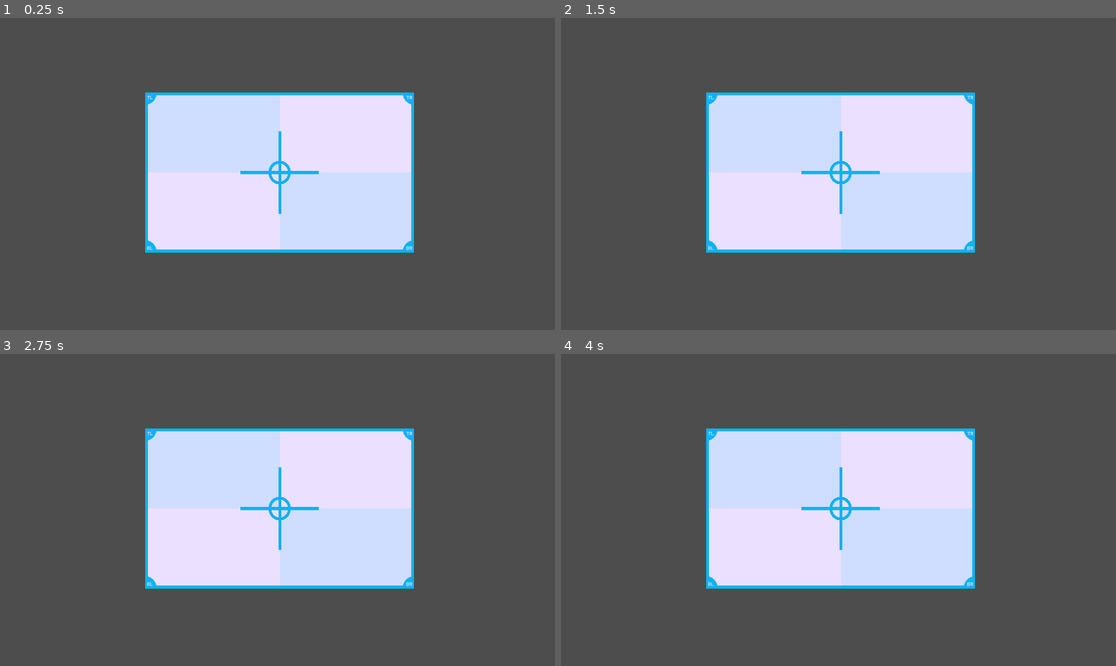
Above: before the commit, frames 1-4 (two rows, left to right).
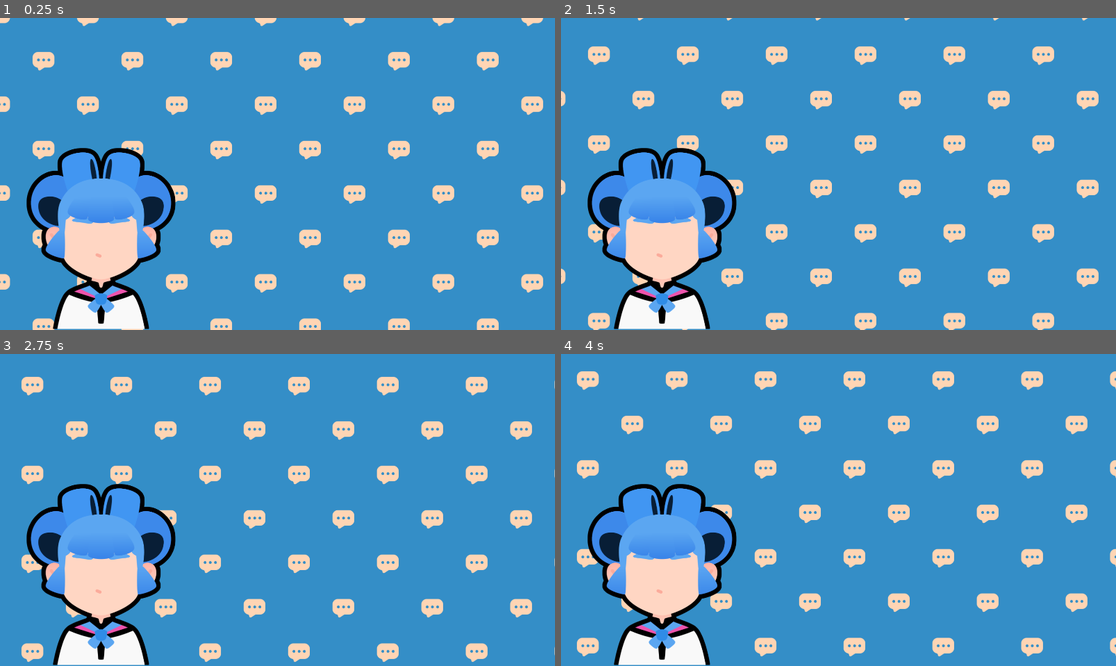
Above: after the commit, the same moments.

Repository: sserenitea/M7-Telling-a-Story
Game: Godot game, scene res://lessons/dialogue.tscn
Same seed, same stepped clock (60 frames per second), same inputs: the game is played once before the commit and once after it. The project has no main scene, so this scene is started directly.
Inputs (mouse positions are in pixels of both pictures, inside the frame that each line leads up to):
- Up to frame 1 (0.25 s): no input
- Up to frame 2 (1.5 s): tap Enter at 0.5 s; move the mouse to (960, 158) at 0.52 s; hold D (move_right) 0.53-1.28 s; tap Z at 0.6, 1.35 s; click (960, 158) at 0.67 s; tap Space at 0.77 s; move the mouse to (727, 189) at 1.27 s; hold S (move_down) from 1.28 s (still down)
- Up to frame 3 (2.75 s): tap Space at 1.52 s; move the mouse to (333, 441) at 2.02 s; release S (move_down) at 2.03 s; hold D (move_right) from 2.03 s (still down); tap Z at 2.1 s
- Up to frame 4 (4 s): move the mouse to (810, 572) at 2.77 s; release D (move_right) at 2.78 s; hold W (move_up) 2.78-3.53 s; tap Z at 2.85, 3.6 s; click (810, 572) at 2.92 s; tap Space at 3.02, 3.77 s; move the mouse to (1005, 556) at 3.52 s; hold A (move_left) from 3.53 s (still down)

The runs differ from the first frame. In frame 1, 100% of the frame differs, in the area x 0-100%, y 0-100%; in frame 2, 100%; in frame 3, 100%; in frame 4, 100%.

Commit message:
L2 finished, L3 start

Diff:
--- a/M07.telling_a_story_workbook/lessons/dialogue.tscn
+++ b/M07.telling_a_story_workbook/lessons/dialogue.tscn
@@ -1,23 +1,43 @@
-[gd_scene load_steps=2 format=3 uid="uid://b8o5qo3on08yk"]
+[gd_scene load_steps=5 format=3 uid="uid://b8o5qo3on08yk"]
 
-[ext_resource type="Texture2D" uid="uid://ogu21ixgdm50" path="res://assets/test.svg" id="1_fid5a"]
+[ext_resource type="Shader" uid="uid://cs15e2hgd2lan" path="res://assets/sliding_background.gdshader" id="1_v8wjx"]
+[ext_resource type="Texture2D" uid="uid://bnly1gkbxw6b5" path="res://assets/bubble_pattern.png" id="2_1cblk"]
+[ext_resource type="Texture2D" uid="uid://copkt78vgp37i" path="res://assets/sophia.png" id="3_1cblk"]
+
+[sub_resource type="ShaderMaterial" id="ShaderMaterial_rjqnu"]
+shader = ExtResource("1_v8wjx")
+shader_parameter/pattern_sampler = ExtResource("2_1cblk")
+shader_parameter/bg_color = Color(0.20392157, 0.5568628, 0.78039217, 1)
+shader_parameter/pattern_color = Color(1, 0.8358228, 0.7077528, 1)
+shader_parameter/pattern_size = 256.0
 
 [node name="Dialogue" type="Control"]
 layout_mode = 3
+anchors_preset = 15
 anchor_right = 1.0
 anchor_bottom = 1.0
 grow_horizontal = 2
 grow_vertical = 2
 
-[node name="TextureRect" type="TextureRect" parent="."]
+[node name="Background" type="ColorRect" parent="."]
+material = SubResource("ShaderMaterial_rjqnu")
+layout_mode = 1
+anchors_preset = 15
+anchor_right = 1.0
+anchor_bottom = 1.0
+grow_horizontal = 2
+grow_vertical = 2
+
+[node name="Body" type="TextureRect" parent="."]
 layout_mode = 1
 anchors_preset = -1
-anchor_left = 0.26145834
-anchor_top = 0.23888889
-anchor_right = 0.74635416
-anchor_bottom = 0.75185186
-grow_horizontal = 2
-grow_vertical = 2
-texture = ExtResource("1_fid5a")
+anchor_left = 0.002
+anchor_right = 0.5
+anchor_bottom = 0.99600005
+offset_left = -0.84000015
+offset_top = 390.0
+offset_right = -264.0
+offset_bottom = 0.3199463
+texture = ExtResource("3_1cblk")
 expand_mode = 1
-metadata/_edit_use_anchors_ = true
+stretch_mode = 5
